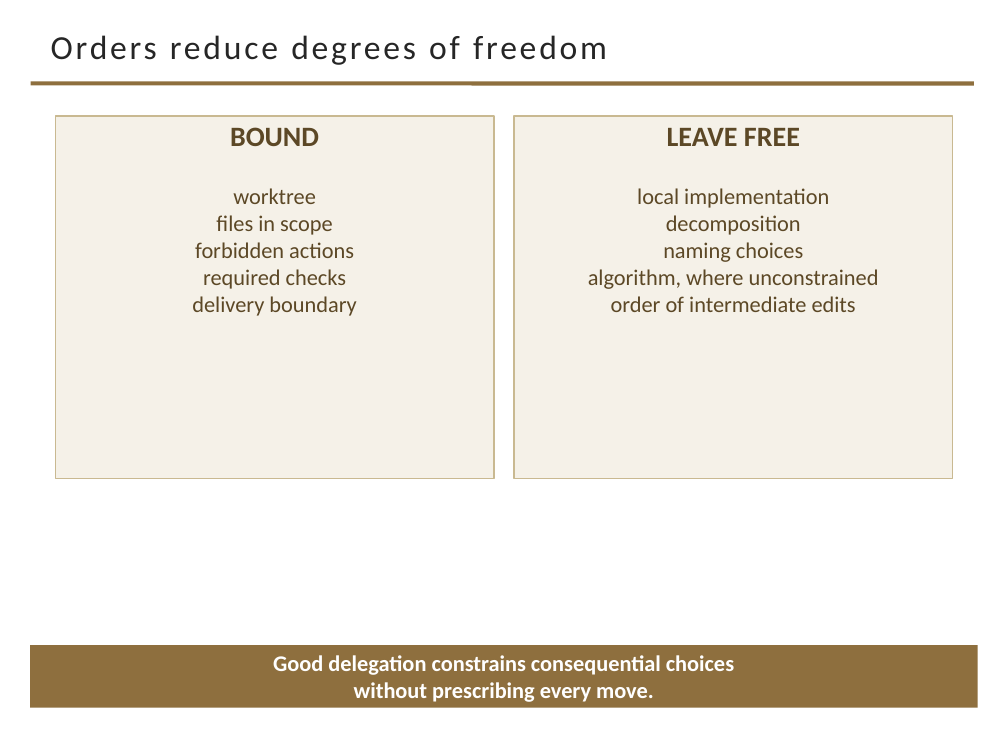
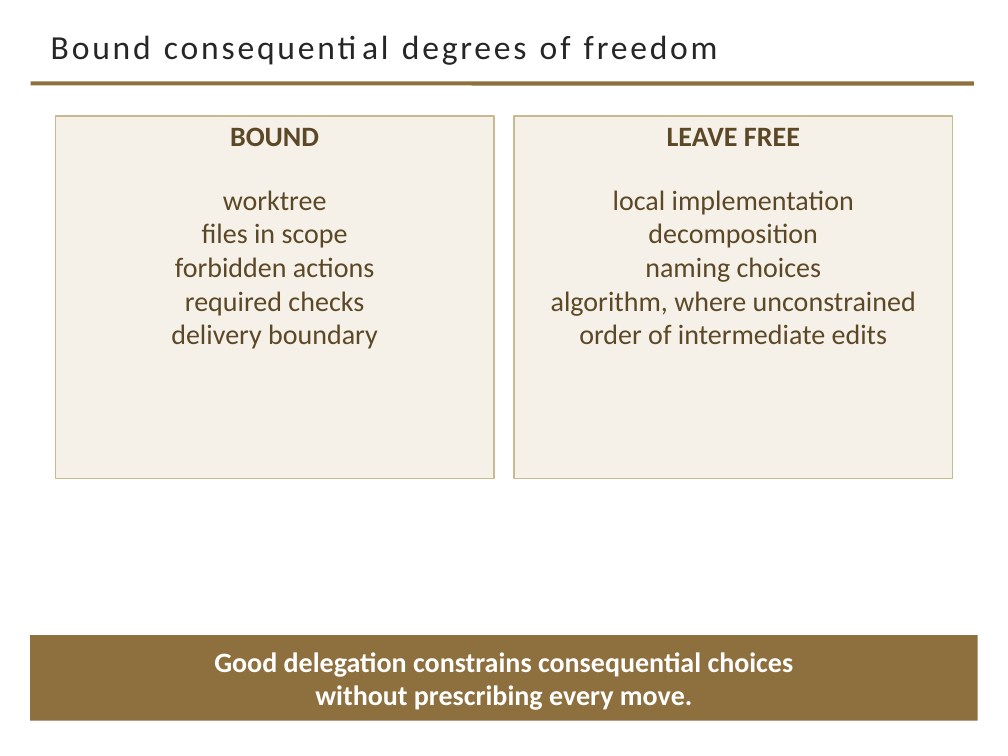
Before and after one commit to davisjam/model-based-agentic-software-engineering, a slide deck: slide 10 of course/lectures/act-2-delegation-and-control/03-alignment/2-3-Alignment.pptx. Drawn at 1008x756 pixels with LibreOffice and Linux fonts; fonts in the diff are those of the drawing; background and template pictures are left out. Boxes give left, top, right and bottom in pixels: in the first picture for what was removed or moved away, otherwise in the second. Text is boxed around its words. In the diff, an @@ line names an element or a change of style, - is before the commit and + after.

```diff
--- a/course/lectures/act-2-delegation-and-control/03-alignment/2-3-Alignment.pptx
+++ b/course/lectures/act-2-delegation-and-control/03-alignment/2-3-Alignment.pptx
@@ title at bbox=[51, 35, 718, 65]: text changed @@
-Orders reduce degrees of freedom
+Bound consequential degrees of freedom
@@ text in rectangle at bbox=[171, 190, 378, 349]: size 16 to 20 pt @@
@@ text in rectangle at bbox=[551, 190, 916, 344]: size 16 to 20 pt @@
@@ rectangle "Good delegation constrains consequential choices": place and size @@
-rectangle "Good delegation constrains consequential choices" at bbox=[30, 645, 978, 708]
+rectangle "Good delegation constrains consequential choices" at bbox=[30, 635, 978, 721]
@@ rectangle "Good delegation constrains consequential choices" at bbox=[30, 635, 978, 721]: size 16 to 20 pt @@
```
Also in this commit, not shown: 5 other slides changed.
